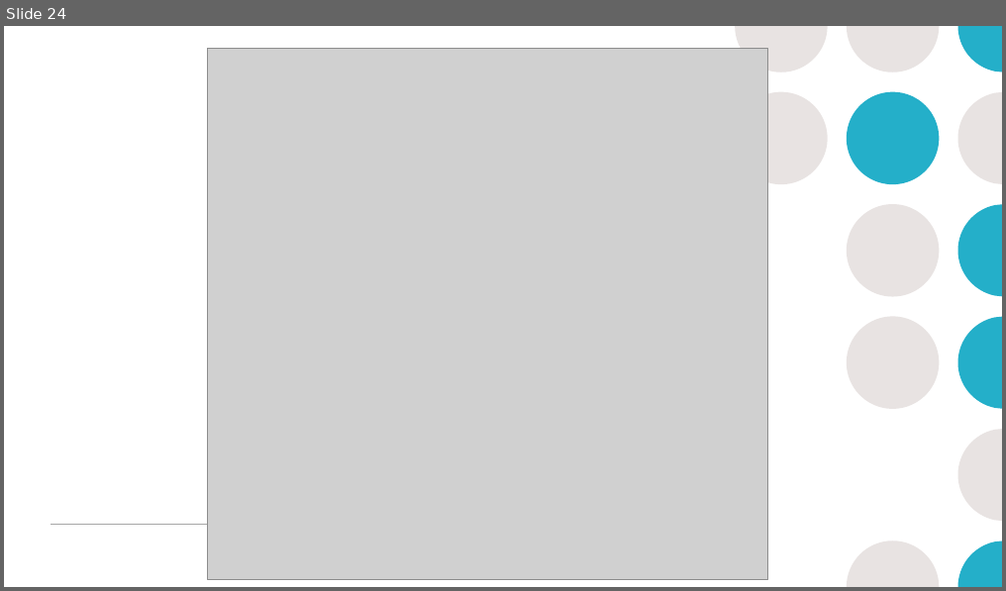
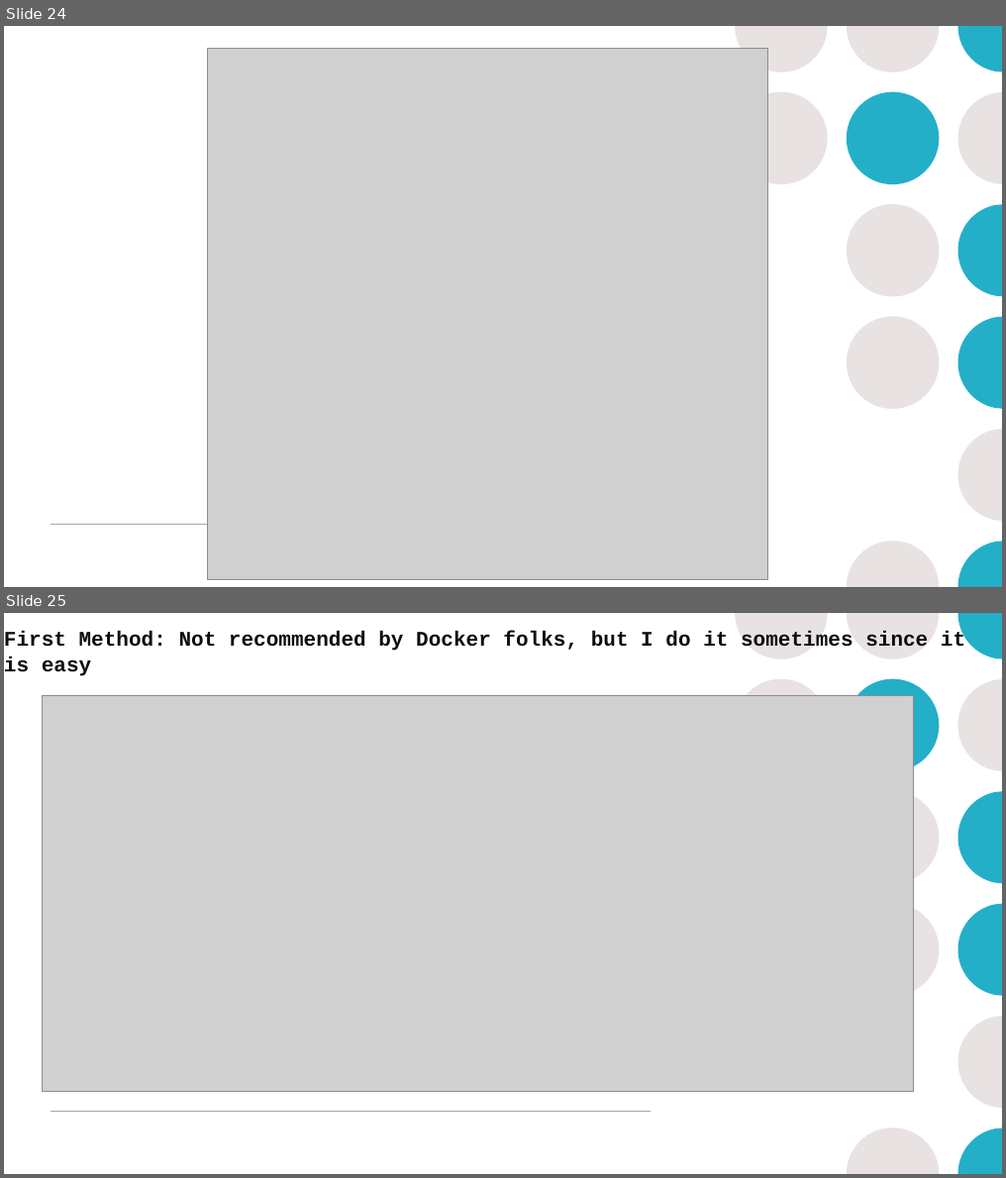
Before and after one commit to mrobbeloth/Lectures, a slide deck: Minecraft/Learning DevOps Through Minecraft.pptx. Shown one above the other, each under a label of ours: slide 24 before the commit, slides 24 and 25 after it. The pictures are 1006x591 and 1006x1178 pixels, drawn with LibreOffice and Linux fonts; fonts in the diff are those of the drawing; grey boxes stand for pictures. Boxes give left, top, right and bottom in pixels: in the first picture for what was removed or moved away, otherwise in the second. Text is boxed around its words. In the diff, an @@ line names an element or a change of style, - is before the commit and + after.

```diff
--- a/Minecraft/Learning DevOps Through Minecraft.pptx
+++ b/Minecraft/Learning DevOps Through Minecraft.pptx
@@ slide 25 added at (x1=4, y1=613, x2=1002, y2=1174), background #FFFFFF; not listed: 14 template elements that a slide beside it also shows @@
@@ text added at (x1=4, y1=632, x2=965, y2=676), 20 pt, text #0C0D0E, bold @@
+First Method: Not recommended by Docker folks, but I do it sometimes since it is easy
@@ picture added at (x1=43, y1=695, x2=914, y2=1092) @@
```
Also in this commit, not shown: 2 slides changed, 1 other slide added, 1 slide removed.
